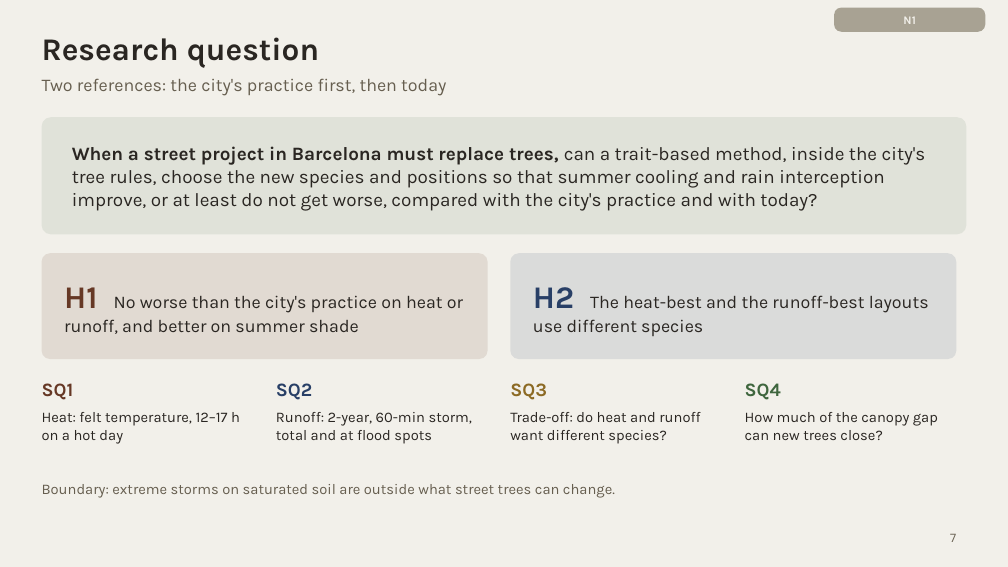
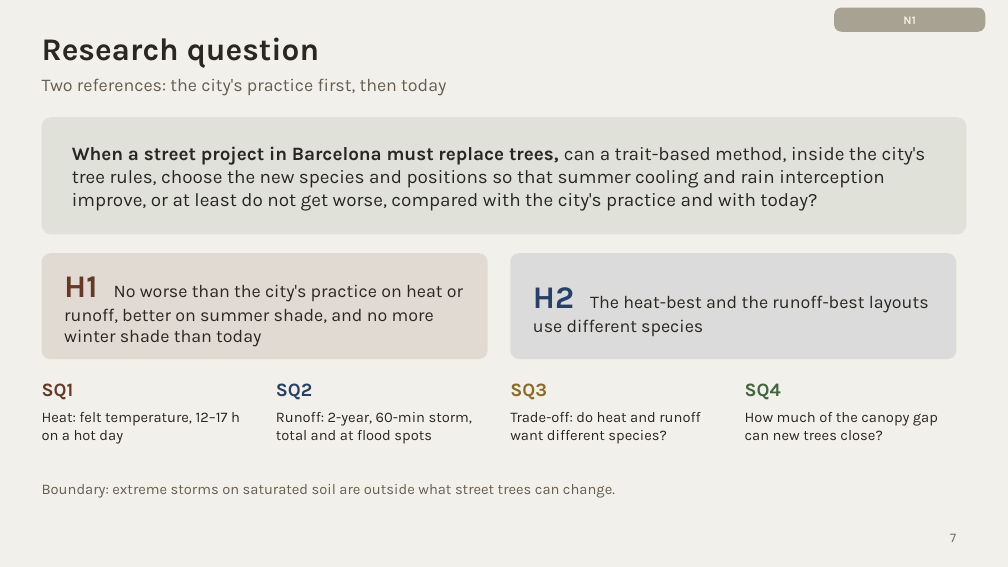
Before and after one commit to giofox96/shade-and-sponge, a slide deck: slide 7 of slides/final/shade_and_sponge_final_new.pptx. Drawn at 1008x567 pixels with LibreOffice and Linux fonts; fonts in the diff are those of the drawing. Boxes give left, top, right and bottom in pixels: in the first picture for what was removed or moved away, otherwise in the second. Text is boxed around its words. In the diff, an @@ line names an element or a change of style, - is before the commit and + after.

```diff
--- a/slides/final/shade_and_sponge_final_new.pptx
+++ b/slides/final/shade_and_sponge_final_new.pptx
@@ text at (64, 276, 463, 347): text changed @@
-H1 No worse than the city's practice on heat or runoff, and better on summer shade
+H1 No worse than the city's practice on heat or runoff, better on summer shade, and no more winter shade than today
```
Also in this commit, not shown: 1 other slide changed, 2 other files.
